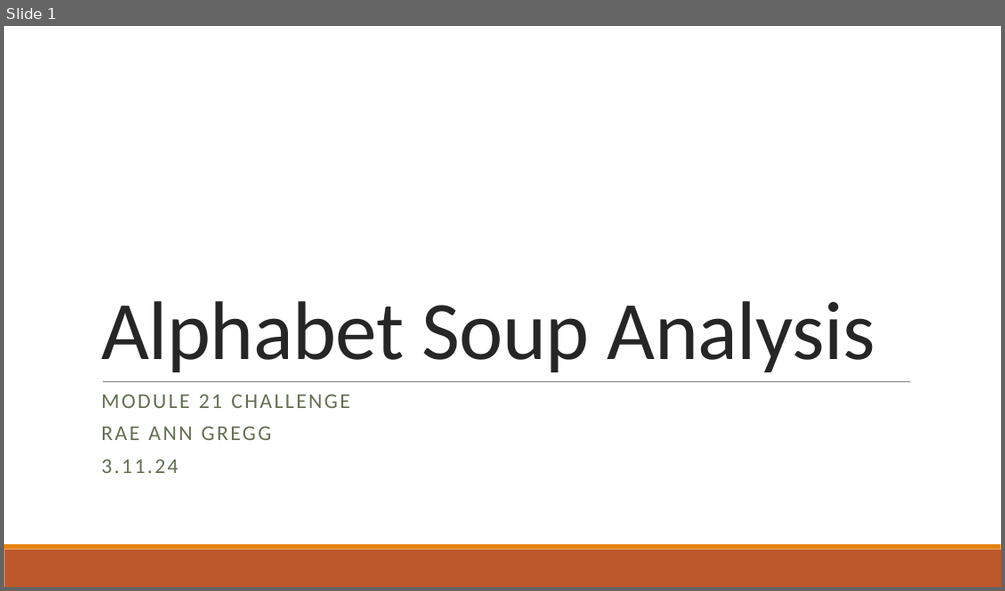
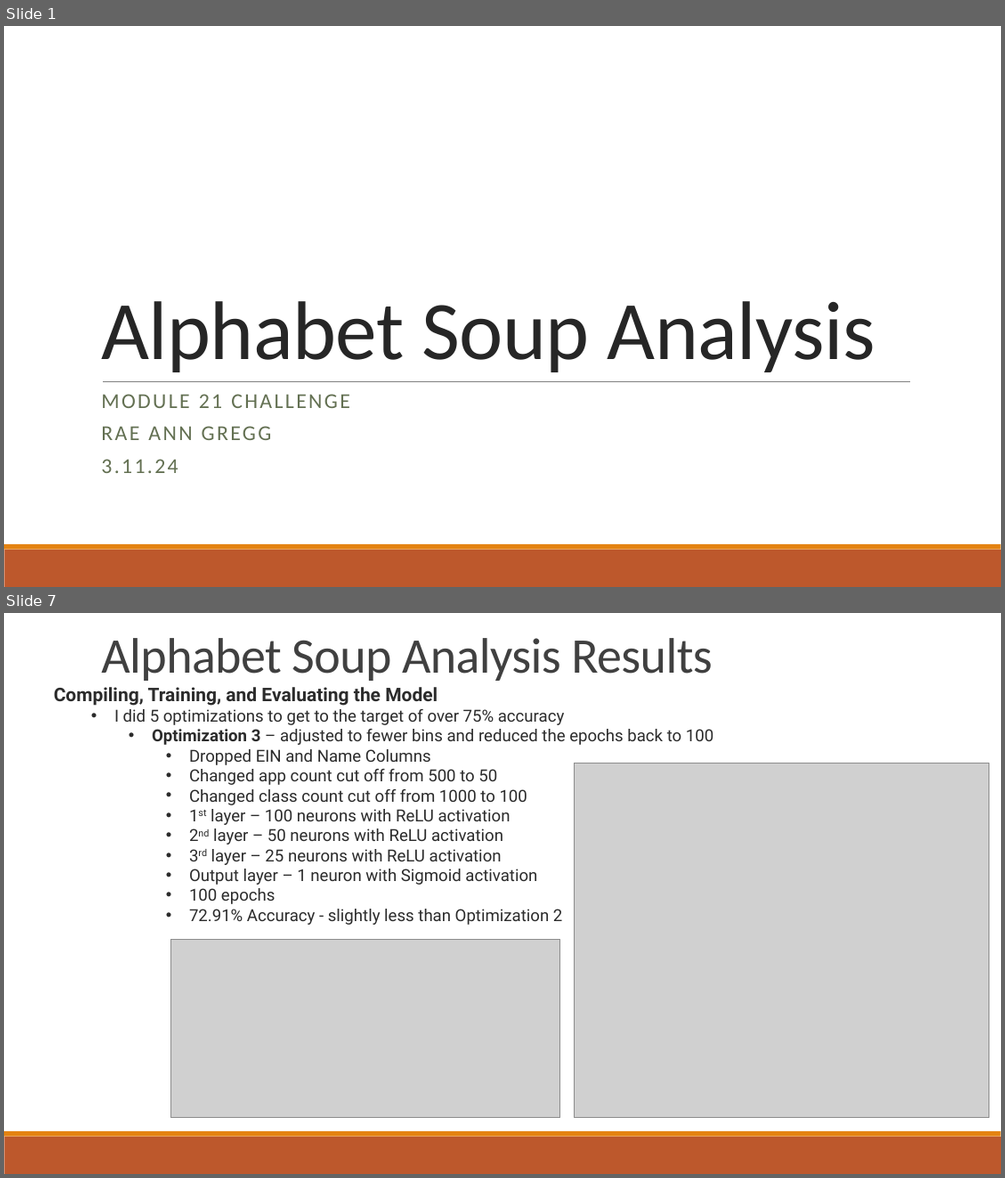
Before and after one commit to RaeAnnG/deep-learning-challenge, a slide deck: Alphabet Soup Analysis.pptx. Shown one above the other, each under a label of ours: slide 1 before the commit, slides 1 and 7 after it; the slides between them are not shown. The pictures are 1005x591 and 1005x1178 pixels, drawn with LibreOffice and Linux fonts; fonts in the diff are those of the drawing; grey boxes stand for pictures. Boxes give left, top, right and bottom in pixels: in the first picture for what was removed or moved away, otherwise in the second. Text is boxed around its words. In the diff, an @@ line names an element or a change of style, - is before the commit and + after.

Commit message:
Add files via upload
Updated Analysis Files 3.11.24

```diff
--- a/Alphabet Soup Analysis.pptx
+++ b/Alphabet Soup Analysis.pptx
@@ slide 7 added at [4, 613, 1001, 1174], background #FFFFFF; not listed: 2 template elements that a slide beside it also shows @@
@@ title added at [101, 638, 712, 681], 48 pt, text #404040 @@
+Alphabet Soup Analysis Results
@@ text added at [54, 687, 713, 925], 16 pt, text #2B2B2B @@
+Compiling, Training, and Evaluating the Model
+  • I did 5 optimizations to get to the target of over 75% accuracy
+    • Optimization 3 – adjusted to fewer bins and reduced the epochs back to 100
+      • Dropped EIN and Name Columns
+      • Changed app count cut off from 500 to 50
+      • Changed class count cut off from 1000 to 100
+      • 1st layer – 100 neurons with ReLU activation
+      • 2nd layer – 50 neurons with ReLU activation
+      • 3rd layer – 25 neurons with ReLU activation
+      • Output layer – 1 neuron with Sigmoid activation
+      • 100 epochs
+      • 72.91% Accuracy - slightly less than Optimization 2
@@ picture added at [574, 763, 989, 1118] @@
@@ picture added at [170, 939, 560, 1118] @@
```
Also in this commit, not shown: 5 slides changed, 2 other slides added, 1 other file.
